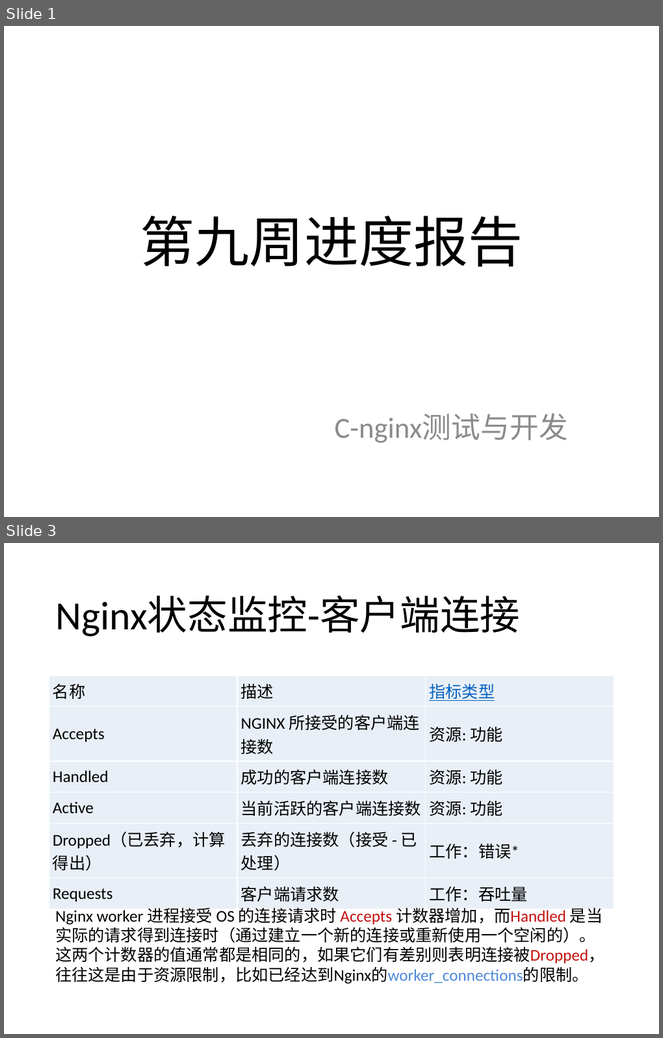
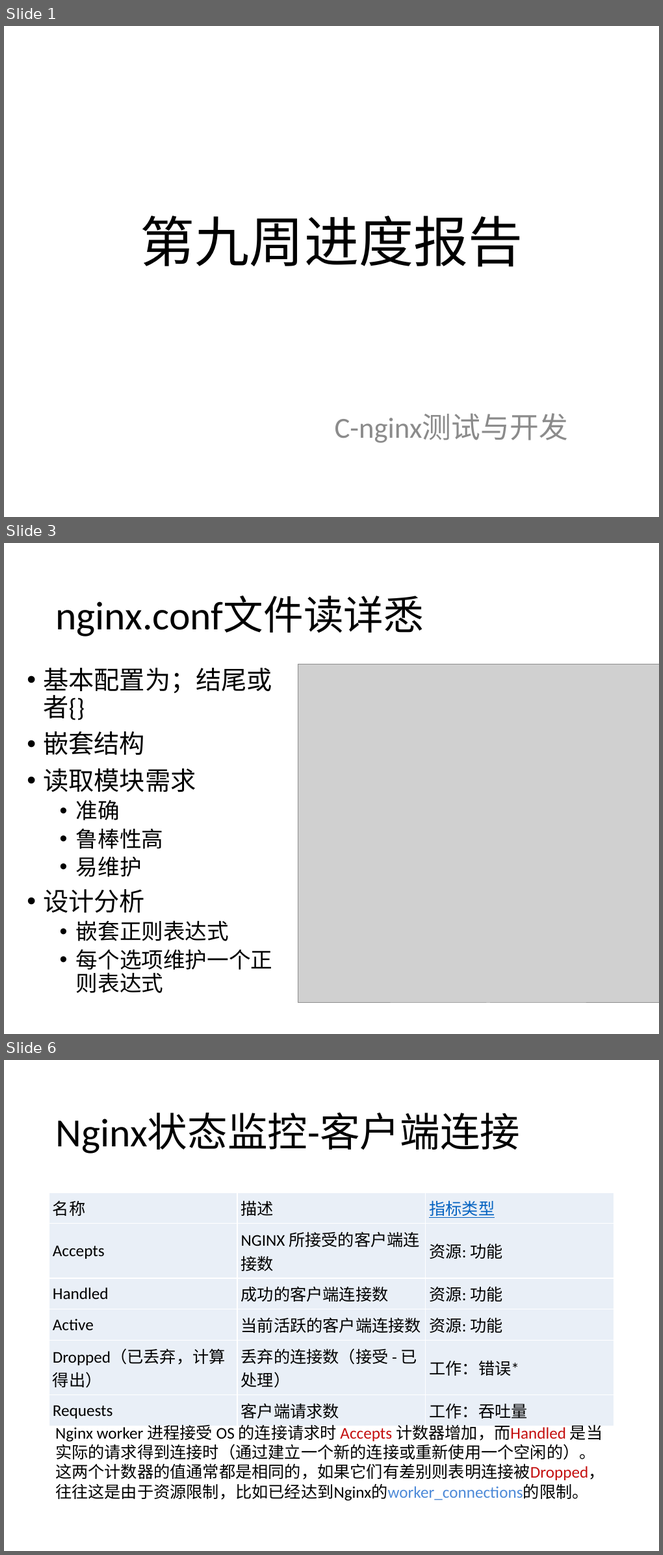
Before and after one commit to bhsei/16TeamC, a slide deck: 2.项目PPT/第九周进度.pptx. Shown one above the other, each under a label of ours: slides 1 and 3 before the commit, slides 1, 3 and 6 after it; the slides between them are not shown. The pictures are 663x1038 and 663x1555 pixels, drawn with LibreOffice and Linux fonts; fonts in the diff are those of the drawing; grey boxes stand for pictures. Boxes give left, top, right and bottom in pixels: in the first picture for what was removed or moved away, otherwise in the second. Text is boxed around its words. In the diff, an @@ line names an element or a change of style, - is before the commit and + after.

```diff
--- a/2.项目PPT/第九周进度.pptx
+++ b/2.项目PPT/第九周进度.pptx
@@ slide 3 added at [4,543,659,1034], background #FFFFFF @@
@@ title added at [55,596,424,637], 44 pt, text #000000 @@
+nginx.conf文件读详悉
@@ text added at [43,668,272,993], 24 pt, text #000000 @@
+• 基本配置为；结尾或者{}
+• 嵌套结构
+• 读取模块需求
+  • 准确
+  • 鲁棒性高
+  • 易维护
+• 设计分析
+  • 嵌套正则表达式
+  • 每个选项维护一个正则表达式
@@ picture added at [298,664,659,1004] @@
@@ what was slide 3 is now slide 6 @@
```
Also in this commit, not shown: 4 other slides added, 1 slide removed, 4 other files.
